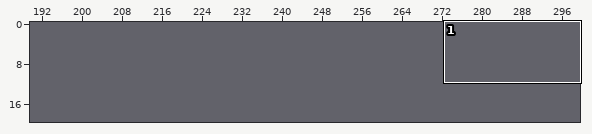
Tiled map (JSON), stored at Assets/tilemaps/GDWorldMap.json. Above, an overview of the earlier version with the close-up marked.
Close-up. Before the edit:
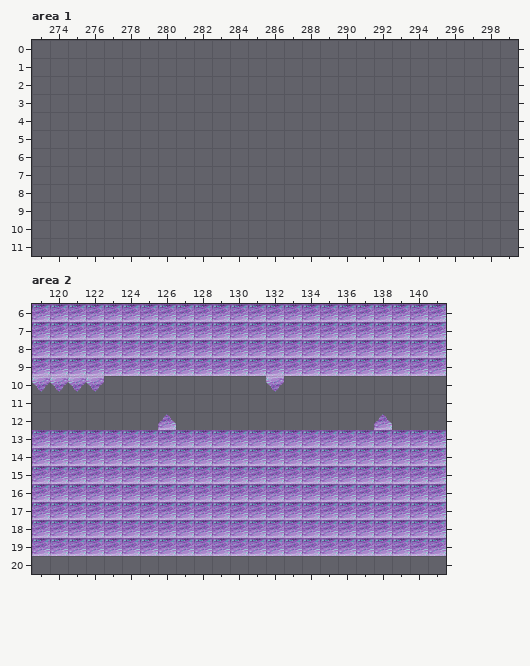
Cells are 32x32 px. Shown: area 1 x 273..299, y 0..11; area 2 x 119..141, y 6..20. The commit also changed other parts of the map, which this record leaves out. The old version is drawn lined up with the new one.
Once edited:
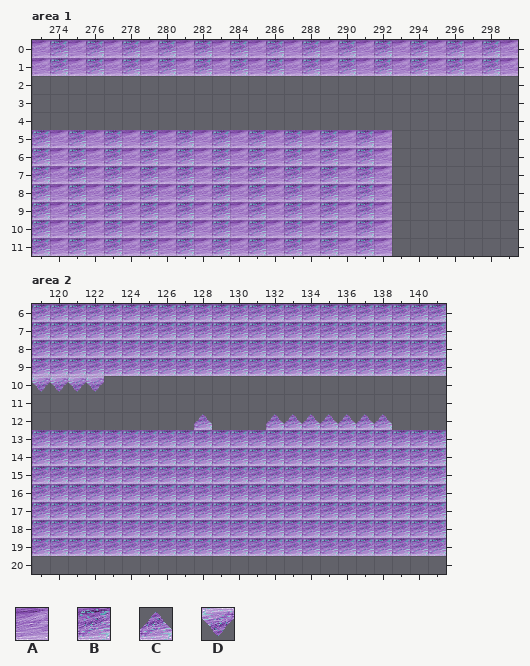
Key: from "GDTiles": A 0, B 1, C 2, D 3.
_ is an empty cell.
Changes in this commit:
map size 150x20 -> 300x50 cells
Layer "Tile Layer 1", area 1:
y 0..1: x 273..299 ___________________________ -> ABABABABABABABABABABABABABA
y 5..11: x 273..292 ____________________ -> BABABABABABABABABABA
Layer "Ground", area 2:
y 10: x 132 D -> _
y 12: x 126 C -> _; x 128 _ -> C; x 132..137 ______ -> CCCCCC
